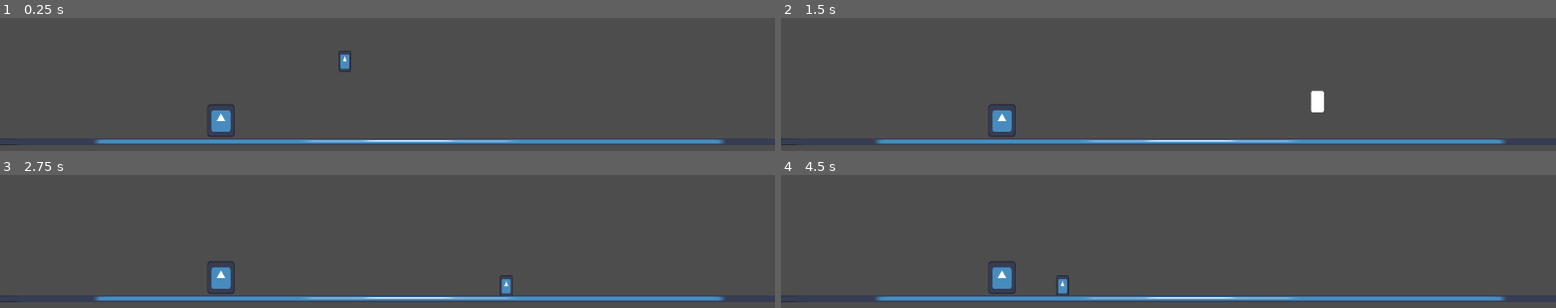
Above: before the commit, frames 1-4 (two rows, left to right).
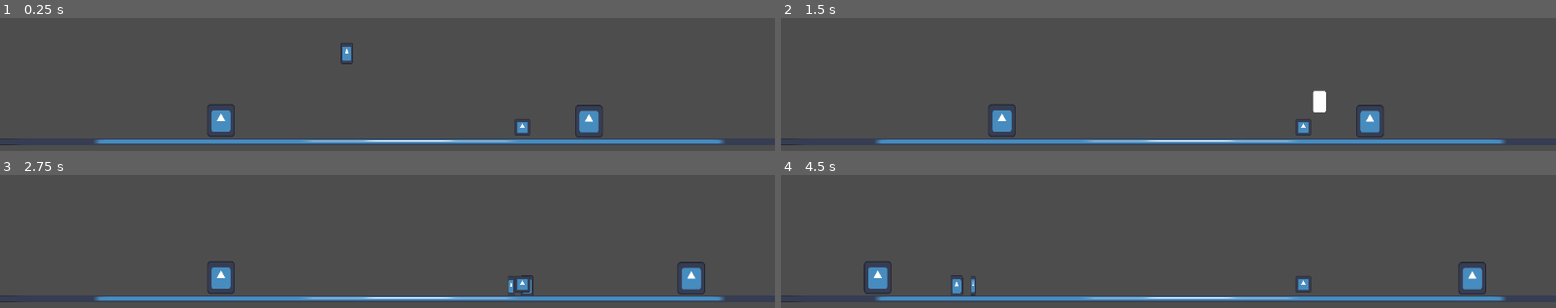
Above: after the commit, the same moments.

Repository: SamHam251/Tutle
Game: Godot game, scene res://main.tscn
The game is run twice, just before and just after one commit, with the same random seed, the same clock (stepped at 60 frames per second) and the same inputs. The engine's default icon, where the game draws it, is replaced by a stand-in: a white triangle on a blue panel in a dark square.
Inputs (mouse positions are in pixels of both pictures, inside the frame that each line leads up to):
- Up to frame 1 (0.25 s): no input
- Up to frame 2 (1.5 s): tap Enter (ui_accept) at 0.5, 0.77 s; move the mouse to (1129, 29) at 0.52 s; press the mouse at (1129, 29) at 0.53 s; hold Right (ui_right) from 0.53 s (still down); move the mouse to (outside the picture) at 1.27 s; release the mouse at (outside the picture) at 1.28 s; right-click (outside the picture) at 1.35 s
- Up to frame 3 (2.75 s): tap Enter (ui_accept) at 1.52 s; click (outside the picture) at 1.55 s; move the mouse to (outside the picture) at 2.02 s; release Right (ui_right) at 2.03 s; press the mouse at (outside the picture) at 2.03 s; hold Left (ui_left) from 2.03 s (still down)
- Up to frame 4 (4.5 s): move the mouse to (outside the picture) at 2.77 s; release the mouse at (outside the picture) at 2.78 s; click (outside the picture) at 2.85 s; tap Enter (ui_accept) at 3.02, 3.77 s; move the mouse to (outside the picture) at 3.52 s; press the mouse at (outside the picture) at 3.53 s; right-click (outside the picture) at 3.6 s; move the mouse to (outside the picture) at 4.27 s; release Left (ui_left) at 4.28 s; release the mouse at (outside the picture) at 4.28 s; hold Right (ui_right) from 4.28 s (still down); click (outside the picture) at 4.35 s

The runs differ from the first frame. In frame 1, 1.0% of the frame differs, in the area x 43-78%, y 18-90%; in frame 2, 0.9%; in frame 3, 1.0%; in frame 4, 2.2%, in the area x 10-91%, y 65-91%.

Commit message:
Base Character Moveset and Functionality with Enemies

Diff:
--- a/character_body_2d.gd
+++ b/character_body_2d.gd
@@ -1,6 +1,6 @@
 extends CharacterBody2D
 class_name Player
-
+var damage = 25
 const SPEED = 300.0
 const JUMP_VELOCITY = -400.0
 @onready var ParryTimer = $"../ParryTimer"
@@ -8,33 +8,61 @@
 var up_or_down = 0
 var slashable = true
 var in_range = false
-var facing_direction = Vector2.DOWN
+var facing = Vector2.LEFT
+var saved_direction = facing
+var lunge_vel = Vector2.ZERO
+
 func _physics_process(delta: float) -> void:
-	update_facing_direction()
+	var saved_direction: Vector2 = Input.get_vector("ui_left", "ui_right", "ui_up", "ui_down")
+	if saved_direction != Vector2.ZERO:
+		facing = saved_direction
+
+	lunge_vel = lunge_vel.move_toward(Vector2.ZERO, 800.0*delta)
 	# Add the gravity.
 	if not is_on_floor():
 		velocity += get_gravity() * delta
 
-
 	if Input.is_action_just_pressed("ui_accept") and is_on_floor():
 		velocity.y = JUMP_VELOCITY
 
-	#facing directions
-	#if Input.is_action_pressed("Slash"):
-
-
-
-
-	# Get the input direction and handle the movement/deceleration.
-	# As good practice, you should replace UI actions with custom gameplay actions.
 	var direction := Input.get_axis("ui_left", "ui_right")
 	if direction:
+
 		velocity.x = direction * SPEED
 	else:
 		velocity.x = move_toward(velocity.x, 0, SPEED)
+	velocity.x += lunge_vel.x
+	if lunge_vel.y != 0:
+		velocity.y = lunge_vel.y
+	move_and_slide()
+	#facing directions
+	if Input.is_action_pressed("Slash") and slashable == true:
+		if facing.x > 0:
+			print("Slashed right")
+			slashable = false
+			$RightSlash.monitoring = true
+			$RightSlash/RightSlashSprite.visible = true
+			$"../SlashTimer".start()
+		elif facing.x < 0:
+			print("Slashed left")
+			slashable = false
+			$LeftSlash/LeftSlashSprite.visible = true
+			$LeftSlash.monitoring = true
+			$"../SlashTimer".start()
+		elif facing.y > 0:
+			print("Slashed down")
+			slashable = false
+			$Pogo.monitoring = true
+			$Pogo/DownslashSprite.visible = true
+			$"../SlashTimer".start()
+		elif facing.y < 0:
+			print("Slashed up")
+			slashable = false
+			$UpSlash.monitoring = true
+			$"UpSlash/Upslash Sprite".visible = true
+			$"../SlashTimer".start()
 
-	move_and_slide()
-
+	#parry
 	if Input.is_action_just_pressed("Parry"):
 		Global.parry = true
 		$Sprite2D.modulate = Color(original_color.r * 10, original_color.g * 10, original_color.b * 10, original_color.a)
@@ -46,19 +74,47 @@
 	Global.parry = false
 	Global.parried = false
 
-
+#slashing function stuff for directional slashes
 func _on_slash_timer_timeout() -> void:
 	$RightSlash.monitoring = false
 	$UpSlash.monitoring = false
 	$Pogo.monitoring = false
 	$LeftSlash.monitoring = false
+	$RightSlash/RightSlashSprite.visible = false
+	$"UpSlash/Upslash Sprite".visible = false
+	$Pogo/DownslashSprite.visible = false
+	$LeftSlash/LeftSlashSprite.visible = false
 	slashable = true
 
+func _on_left_slash_area_entered(area: Area2D) -> void:
+	var enemy = area.get_parent()
+	slash_attack(enemy, Vector2.LEFT)
 
-func _on_left_slash_body_entered(body: Node2D) -> void:
-	Global.enemy_health -= 20
+func _on_pogo_area_entered(area: Area2D) -> void:
+	var enemy = area.get_parent()
+	slash_attack(enemy, Vector2.DOWN)
 
-func update_facing_direction():
-	var direction = Input.get_vector("ui_left", "ui_right", "ui_up", "ui_down")
-	#if direction
-	print(direction)
+func _on_up_slash_area_entered(area: Area2D) -> void:
+	var enemy = area.get_parent()
+	slash_attack(enemy, Vector2.UP)
+
+func _on_right_slash_area_entered(area: Area2D) -> void:
+	var enemy = area.get_parent()
+	slash_attack(enemy, Vector2.RIGHT)
+
+#func slashing(enemy):
+	print("slashed")
+	if enemy is Enemy:
+		var diff = enemy.global_position - global_position
+		var knockback = Vector2.ZERO
+		if abs(diff.x) > abs(diff.y):
+			knockback.x = sign(diff.x) # Purely left (-1) or right (1)
+		else:
+			knockback.y = sign(diff.y) # Purely up (-1) or down (1)
+		enemy.take_damage(damage, knockback*500)
+		lunge_vel = knockback*500
+
+func slash_attack(enemy, direction: Vector2):
+	if enemy is Enemy:
+		enemy.take_damage(damage, direction*500)
+		lunge_vel = direction*400
--- a/enemy_testing.gd
+++ b/enemy_testing.gd
@@ -1,26 +1,42 @@
-extends Node2D
+extends CharacterBody2D
 class_name Enemy
 var in_range = false
+@export var health = 100
+var knockback_vel = Vector2.ZERO
+var move = 15
+
 # Called when the node enters the scene tree for the first time.
 func _ready() -> void:
 	pass # Replace with function body.
 
-
-# Called every frame. 'delta' is the elapsed time since the previous frame.
+#this is all for parrying and stuff
 func _process(delta: float) -> void:
 	if in_range == true:
 		if Global.parry == true and Global.parried == false:
 			Global.parried = true
 			print("PARRY TEST")
 
-	pass
+#this is for the walking, jumping, gravity, and the knockback
+func _physics_process(delta: float) -> void:
+	if not is_on_floor():
+		velocity += get_gravity() * delta
+	knockback_vel = knockback_vel.move_toward(Vector2.ZERO, 800.0*delta)
+	velocity = knockback_vel
+	move_and_slide()
 
-
-
-func _on_area_2d_body_entered(body: Node2D) -> void:
+#this just determines if your in range to parry the monster
+func _on_hurtbox_body_entered(body: Node2D) -> void:
 	in_range = true
 
+#this just determines if your out range to parry the monster
+func _on_hurtbox_body_exited(body: Node2D) -> void:
+	in_range = false
 
-
-func _on_area_2d_body_exited(body: Node2D) -> void:
-	in_range = false
+#this is the damaging enemies function which lets you combo enemies
+func take_damage(damage, knockback):
+	health -= damage
+	print(health)
+	knockback_vel = knockback
+	print("Knockback passed in: ", knockback)
+	if health <= 0:
+		queue_free()
--- a/enemy_testing.tscn
+++ b/enemy_testing.tscn
@@ -9,17 +9,17 @@
 [sub_resource type="RectangleShape2D" id="RectangleShape2D_g4v7s"]
 size = Vector2(42, 48)
 
-[node name="EnemyTesting" type="CharacterBody2D" unique_id=1303977691]
+[node name="EnemyTesting" type="CharacterBody2D" unique_id=1303977691 groups=["SlashHitbox"]]
 script = ExtResource("1_qyon3")
 
-[node name="Area2D" type="Area2D" parent="." unique_id=1341506084]
+[node name="Hurtbox" type="Area2D" parent="." unique_id=1341506084]
 position = Vector2(0, 0.5)
-collision_layer = 17
+collision_layer = 2
 
-[node name="CollisionShape2D" type="CollisionShape2D" parent="Area2D" unique_id=793722092]
+[node name="CollisionShape2D" type="CollisionShape2D" parent="Hurtbox" unique_id=793722092]
 shape = SubResource("RectangleShape2D_yf5fn")
 
-[node name="Sprite2D" type="Sprite2D" parent="Area2D" unique_id=576678312]
+[node name="Sprite2D" type="Sprite2D" parent="Hurtbox" unique_id=576678312]
 position = Vector2(-1.4999981, -0.9999981)
 scale = Vector2(0.3203125, 0.3828125)
 texture = ExtResource("1_ixrvs")
@@ -28,5 +28,5 @@
 position = Vector2(-2, 0)
 shape = SubResource("RectangleShape2D_g4v7s")
 
-[connection signal="body_entered" from="Area2D" to="." method="_on_area_2d_body_entered"]
-[connection signal="body_exited" from="Area2D" to="." method="_on_area_2d_body_exited"]
+[connection signal="body_entered" from="Hurtbox" to="." method="_on_hurtbox_body_entered"]
+[connection signal="body_exited" from="Hurtbox" to="." method="_on_hurtbox_body_exited"]
--- a/global.gd
+++ b/global.gd
@@ -1,10 +1,8 @@
 extends Node
 
 var parry = false
-var total = 100
 var parried = false
 var player_health = 100
-var enemy_health = 30
 
 # Called when the node enters the scene tree for the first time.
 func _ready() -> void:
--- a/main.tscn
+++ b/main.tscn
@@ -3,14 +3,24 @@
 [ext_resource type="PackedScene" uid="uid://oy67rn0cumj3" path="res://player.tscn" id="1_ig7tw"]
 [ext_resource type="PackedScene" uid="uid://dyijppicet52a" path="res://wall.tscn" id="2_0xm2m"]
 [ext_resource type="PackedScene" uid="uid://c1kkxundm2afe" path="res://enemy_testing.tscn" id="3_h2yge"]
+[ext_resource type="PackedScene" uid="uid://bxeboowrtfmlk" path="res://test_dummy.tscn" id="4_1bvp3"]
 
 [node name="LevelScene" type="Node2D" unique_id=180348882]
 
 [node name="Player" parent="." unique_id=1982827751 groups=["player collision"] instance=ExtResource("1_ig7tw")]
-position = Vector2(513, 473)
+position = Vector2(516, 461)
 
 [node name="Wall" parent="." unique_id=2130129402 groups=["player collision"] instance=ExtResource("2_0xm2m")]
 position = Vector2(-4, 618)
 
-[node name="EnemyTesting" parent="." unique_id=1547796127 instance=ExtResource("3_h2yge")]
-position = Vector2(330, 590)
+[node name="Node2D" parent="." unique_id=1997725116 instance=ExtResource("4_1bvp3")]
+position = Vector2(776, 599)
+
+[node name="Enemies" type="Node2D" parent="." unique_id=2138454645]
+position = Vector2(776, 599)
+
+[node name="EnemyTesting" parent="Enemies" unique_id=1547796127 instance=ExtResource("3_h2yge")]
+position = Vector2(-446, -9)
+
+[node name="EnemyTesting2" parent="Enemies" unique_id=1303977691 instance=ExtResource("3_h2yge")]
+position = Vector2(101, -8)
--- a/player.tscn
+++ b/player.tscn
@@ -11,7 +11,7 @@
 [node name="Player" type="Node2D" unique_id=1982827751]
 
 [node name="PlayerBody" type="CharacterBody2D" parent="." unique_id=1280693685]
-collision_layer = 17
+collision_layer = 16
 script = ExtResource("1_onrkg")
 
 [node name="CollisionShape2D" type="CollisionShape2D" parent="PlayerBody" unique_id=187735370]
@@ -23,32 +23,60 @@
 texture = ExtResource("1_4flbx")
 
 [node name="RightSlash" type="Area2D" parent="PlayerBody" unique_id=848582825]
+collision_mask = 2
 monitoring = false
 
 [node name="CollisionShape2D" type="CollisionShape2D" parent="PlayerBody/RightSlash" unique_id=101777484]
 position = Vector2(18.5, -1.5)
 shape = SubResource("RectangleShape2D_g4v7s")
 
-[node name="UpSlash" type="Area2D" parent="PlayerBody" unique_id=1044539735]
+[node name="RightSlashSprite" type="Sprite2D" parent="PlayerBody/RightSlash" unique_id=1746345610]
+visible = false
+position = Vector2(24, -1.5000002)
+scale = Vector2(0.0625, 0.2265625)
+texture = ExtResource("1_4flbx")
+
+[node name="UpSlash" type="Area2D" parent="PlayerBody" unique_id=1044539735 groups=["SlashHitbox"]]
+collision_mask = 2
 monitoring = false
 
 [node name="CollisionShape2D" type="CollisionShape2D" parent="PlayerBody/UpSlash" unique_id=2042208991]
 position = Vector2(-1, -30)
 shape = SubResource("RectangleShape2D_g4v7s")
 
-[node name="Pogo" type="Area2D" parent="PlayerBody" unique_id=1905850997]
+[node name="Upslash Sprite" type="Sprite2D" parent="PlayerBody/UpSlash" unique_id=956384904]
+visible = false
+position = Vector2(-1, -40)
+scale = Vector2(0.14843753, 0.07812502)
+texture = ExtResource("1_4flbx")
+
+[node name="Pogo" type="Area2D" parent="PlayerBody" unique_id=1905850997 groups=["SlashHitbox"]]
+collision_mask = 2
 monitoring = false
 
-[node name="CollisionShape2D" type="CollisionShape2D" parent="PlayerBody/Pogo" unique_id=794778084]
+[node name="CollisionShape2D" type="CollisionShape2D" parent="PlayerBody/Pogo" unique_id=450202284]
 position = Vector2(-1, 28)
 shape = SubResource("RectangleShape2D_g4v7s")
 
-[node name="LeftSlash" type="Area2D" parent="PlayerBody" unique_id=48371204]
+[node name="DownslashSprite" type="Sprite2D" parent="PlayerBody/Pogo" unique_id=449076642]
+visible = false
+position = Vector2(-0.5000012, 39.75)
+scale = Vector2(0.16406249, 0.06640624)
+texture = ExtResource("1_4flbx")
+
+[node name="LeftSlash" type="Area2D" parent="PlayerBody" unique_id=48371204 groups=["SlashHitbox"]]
+collision_mask = 2
 monitoring = false
 
 [node name="CollisionShape2D" type="CollisionShape2D" parent="PlayerBody/LeftSlash" unique_id=2028553016]
 position = Vector2(-19, -1)
 shape = SubResource("RectangleShape2D_g4v7s")
+
+[node name="LeftSlashSprite" type="Sprite2D" parent="PlayerBody/LeftSlash" unique_id=1276492225]
+visible = false
+position = Vector2(-24.125, -0.87499785)
+scale = Vector2(0.08007813, 0.23242189)
+texture = ExtResource("1_4flbx")
 
 [node name="ParryTimer" type="Timer" parent="." unique_id=839630041]
 wait_time = 0.5
@@ -58,6 +86,9 @@
 wait_time = 0.2
 one_shot = true
 
-[connection signal="body_entered" from="PlayerBody/LeftSlash" to="PlayerBody" method="_on_left_slash_body_entered"]
+[connection signal="area_entered" from="PlayerBody/RightSlash" to="PlayerBody" method="_on_right_slash_area_entered"]
+[connection signal="area_entered" from="PlayerBody/UpSlash" to="PlayerBody" method="_on_up_slash_area_entered"]
+[connection signal="area_entered" from="PlayerBody/Pogo" to="PlayerBody" method="_on_pogo_area_entered"]
+[connection signal="area_entered" from="PlayerBody/LeftSlash" to="PlayerBody" method="_on_left_slash_area_entered"]
 [connection signal="timeout" from="ParryTimer" to="PlayerBody" method="_on_parry_timer_timeout"]
 [connection signal="timeout" from="SlashTimer" to="PlayerBody" method="_on_slash_timer_timeout"]
--- a/project.godot
+++ b/project.godot
@@ -22,6 +22,10 @@
 [autoload]
 
 Global="*uid://ds45tmuhy7nk3"
+
+[global_group]
+
+SlashHitbox=""
 
 [input]
 
--- /dev/null
+++ b/test_dummy.gd
@@ -0,0 +1,11 @@
+extends Node2D
+
+
+# Called when the node enters the scene tree for the first time.
+func _ready() -> void:
+	pass # Replace with function body.
+
+
+# Called every frame. 'delta' is the elapsed time since the previous frame.
+func _process(delta: float) -> void:
+	pass
--- /dev/null
+++ b/test_dummy.tscn
@@ -0,0 +1,20 @@
+[gd_scene format=3 uid="uid://bxeboowrtfmlk"]
+
+[ext_resource type="Script" uid="uid://smakeictqx8q" path="res://test_dummy.gd" id="1_ms083"]
+[ext_resource type="Texture2D" uid="uid://barq67eed08is" path="res://icon.svg" id="1_qj50o"]
+
+[sub_resource type="RectangleShape2D" id="RectangleShape2D_g4v7s"]
+
+[node name="Node2D" type="Node2D" unique_id=1997725116]
+script = ExtResource("1_ms083")
+
+[node name="Area2D" type="Area2D" parent="." unique_id=1814499980]
+collision_layer = 2
+
+[node name="CollisionShape2D" type="CollisionShape2D" parent="Area2D" unique_id=1378125420]
+shape = SubResource("RectangleShape2D_g4v7s")
+
+[node name="Sprite2D" type="Sprite2D" parent="Area2D" unique_id=187317095]
+position = Vector2(0.4999981, 0.5)
+scale = Vector2(0.1796875, 0.19531251)
+texture = ExtResource("1_qj50o")
Not shown, added: test_dummy.gd.uid
